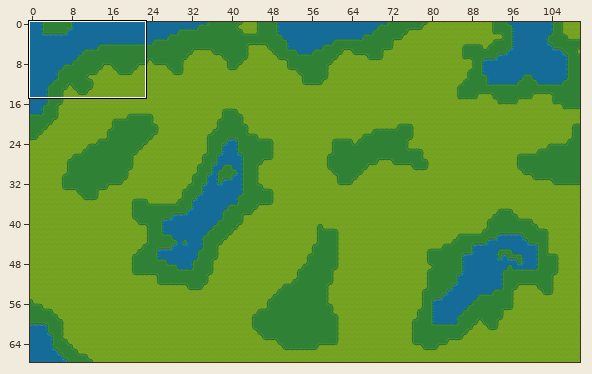
Tiled map (JSON), stored at assets/maps/south-west.json. Above: a wide view before the commit, with the close-up outlined.
Close-up. Before the commit:
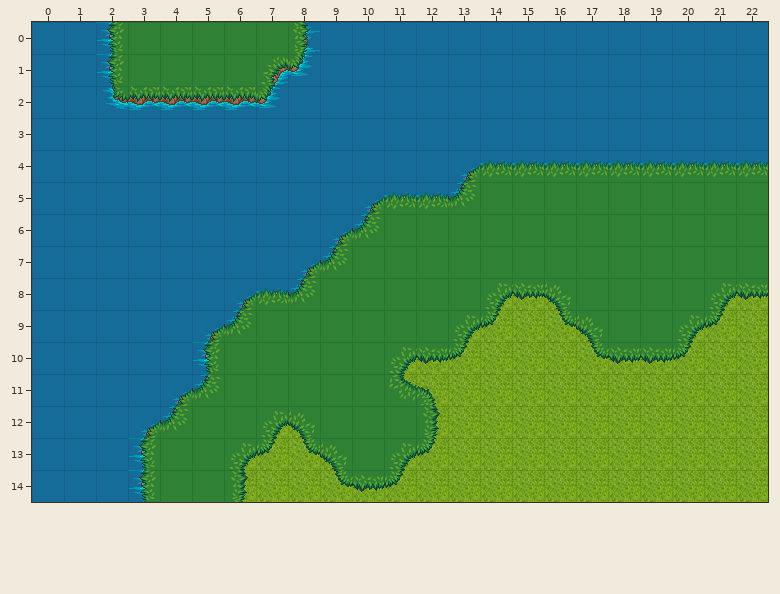
Cells are 32x32 px. Shown: x 0..22, y 0..14.
New version:
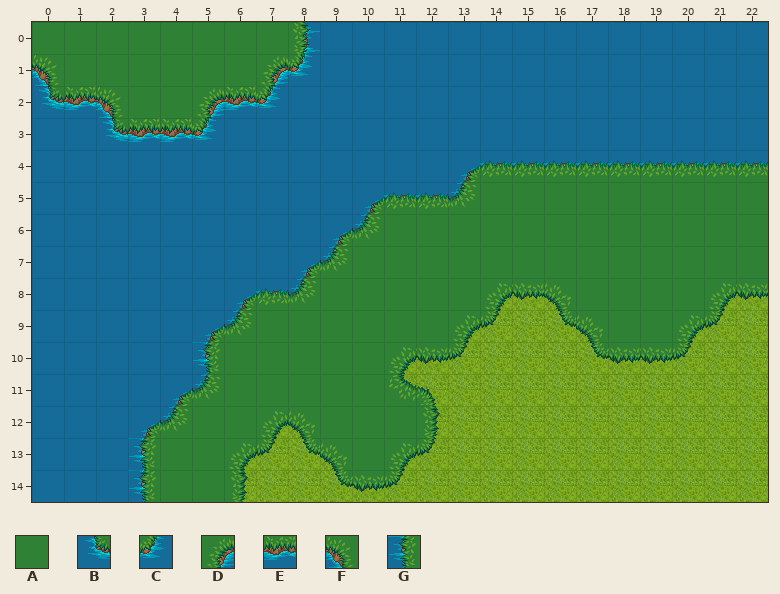
Key: from "terrain": A 190, B 280, C 281, D 300, E 301, F 302, G 323.
_ is an empty cell.
Edits made:
Layer "Ground2":
y 0: x 0..2 __G -> AAA
y 1: x 0..2 __G -> FAA
y 2: x 0..5 __BEEE -> BEFAAD
y 3: x 2..5 ____ -> BEEC
